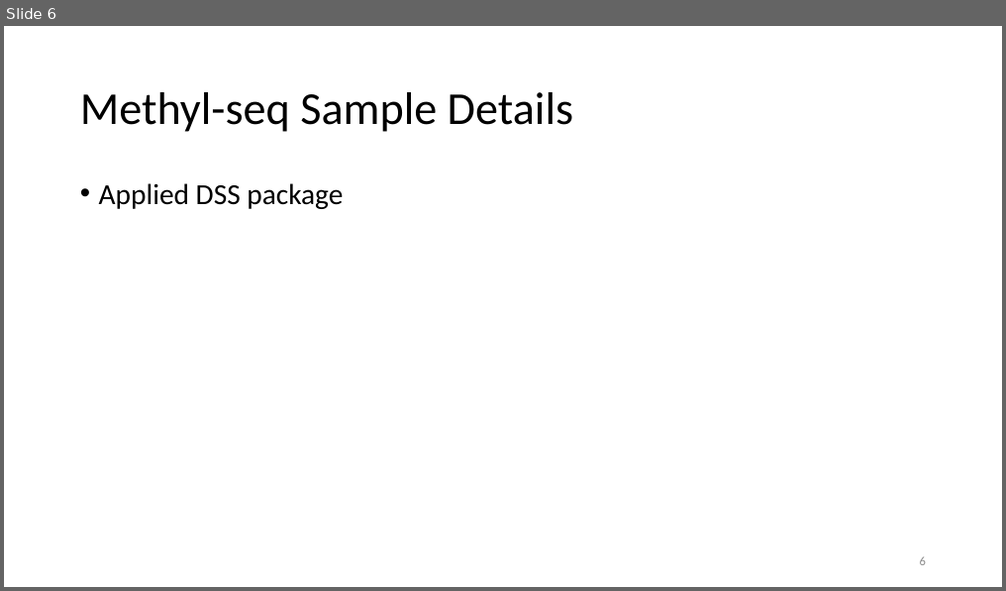
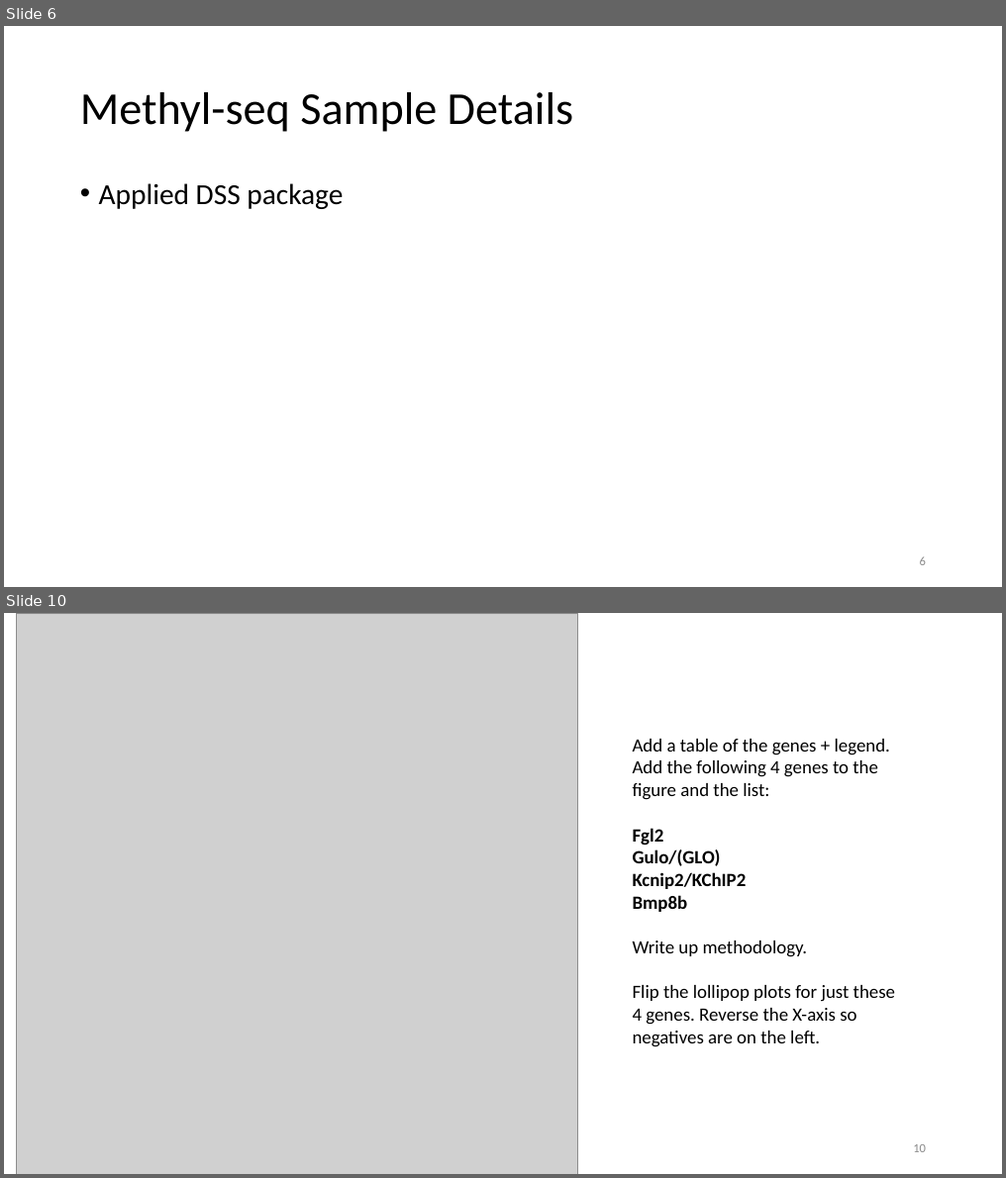
Before and after one commit to KongLabRUSP/mes13, a slide deck: docs/mes13_tiia_v3.pptx. Shown one above the other, each under a label of ours: slide 6 before the commit, slides 6 and 10 after it; the slides between them are not shown. The pictures are 1006x591 and 1006x1178 pixels, drawn with LibreOffice and Linux fonts; fonts in the diff are those of the drawing; grey boxes stand for pictures. Boxes give left, top, right and bottom in pixels: in the first picture for what was removed or moved away, otherwise in the second. Text is boxed around its words. In the diff, an @@ line names an element or a change of style, - is before the commit and + after.

```diff
--- a/docs/mes13_tiia_v3.pptx
+++ b/docs/mes13_tiia_v3.pptx
@@ slide 10 added at <box>4,613,1002,1174</box>, background #FFFFFF @@
@@ picture added at <box>17,613,578,1174</box> @@
@@ text added at <box>633,739,895,1048</box>, 18 pt, text #000000 @@
+Add a table of the genes + legend. Add the following 4 genes to the figure and the list:
+Fgl2
+Gulo/(GLO)
+Kcnip2/KChIP2
+Bmp8b
+Write up methodology.
+Flip the lollipop plots for just these 4 genes. Reverse the X-axis so negatives are on the left.
@@ page number added at <box>913,1145,926,1153</box>, 12 pt, text #8C8C8C @@
+10
```
Also in this commit, not shown: 2 slides changed, 2 other slides added, 3 slides removed, 14 other files.
